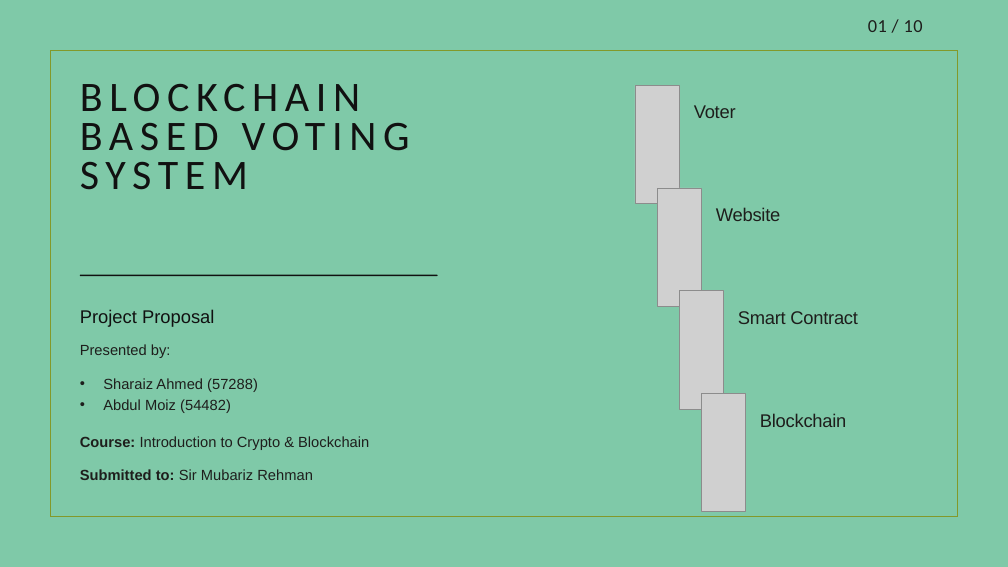
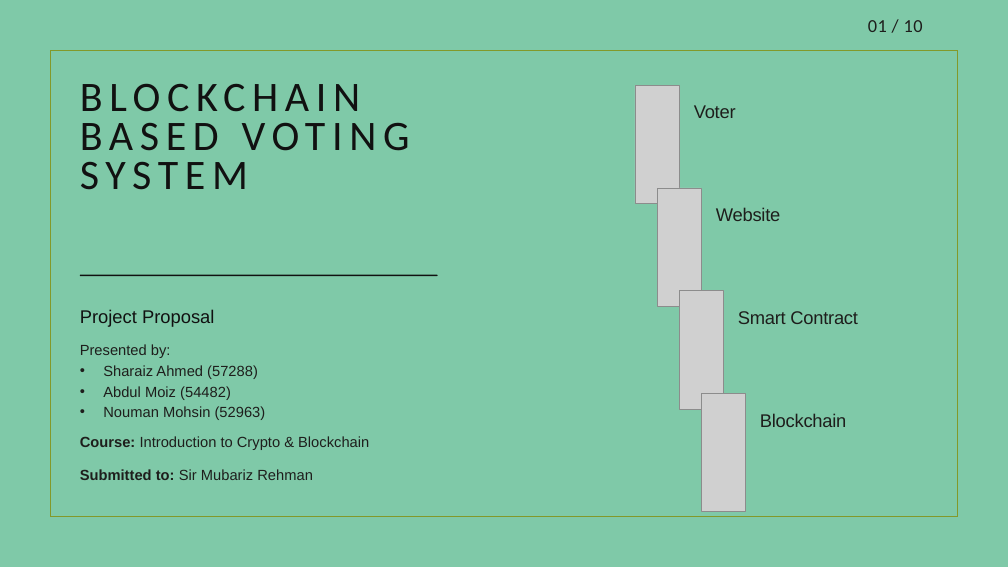
Before and after one commit to Sharaiz333/Blockchain-project_E-Voting-System, a slide deck: slide 1 of Documentation/Blockchain-Based-Voting-System.pptx. Drawn at 1008x567 pixels with LibreOffice and Linux fonts; fonts in the diff are those of the drawing; grey boxes stand for pictures; background and template pictures are left out. Boxes give left, top, right and bottom in pixels: in the first picture for what was removed or moved away, otherwise in the second. Text is boxed around its words. In the diff, an @@ line names an element or a change of style, - is before the commit and + after.

```diff
--- a/Documentation/Blockchain-Based-Voting-System.pptx
+++ b/Documentation/Blockchain-Based-Voting-System.pptx
@@ text "Sharaiz Ahmed (57288)": place and size @@
-text "Sharaiz Ahmed (57288)" at [103,378,258,413]
+text "Sharaiz Ahmed (57288)" at [103,365,266,420]
@@ text at [103,406,266,420]: paragraph added @@
+• Nouman Mohsin (52963)
```
Also in this commit, not shown: 16 other files.
